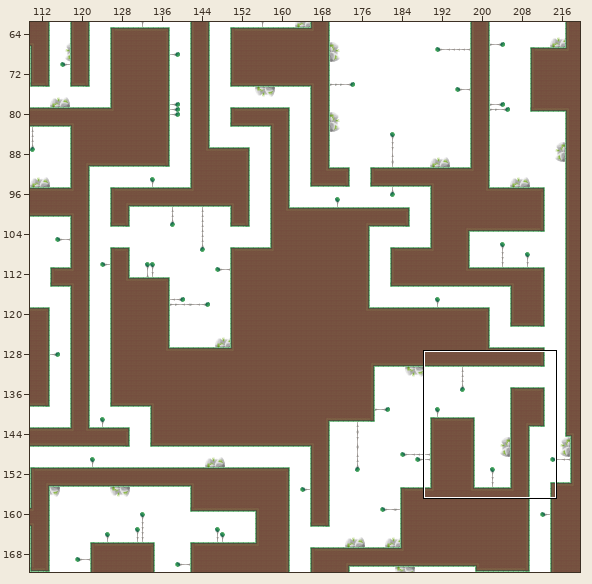
An edit to a level. Tiled map (JSON), src/assets/map/map.json. Above: a wide view before the commit, with the close-up outlined.
Close-up. As it was:
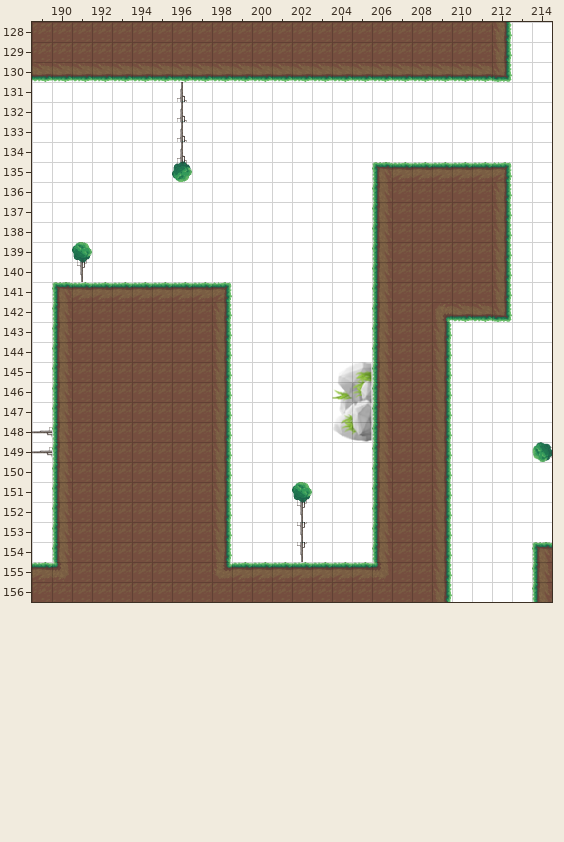
Cells are 45x45 px. Shown: x 189..214, y 128..156. The commit also changed other parts of the map, which this record leaves out.
Now the later version:
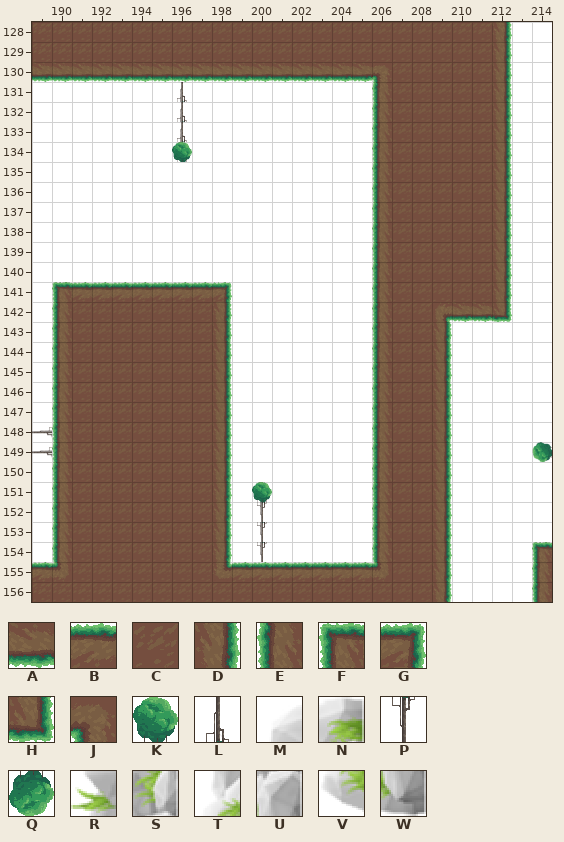
Key: from "tileset": A 0, B 1, C 2, D 3, E 4, F 5, G 6, H 7, J 11, K 13, L 14, M 15, N 16, P 32, Q 33, R 34, S 35, T 53, U 54, V 72, W 73.
_ is an empty cell, . an unchanged one.
Diff:
--- layer "Layer 1"
@@ x 196..212 @@
-130 ..........AAAAAAH
-131 .........._______
-132 .........._______
-133 .........._______
-134 L........._______
-135 Q.........FBBBBBG
+130 ..........JCCCCCD
+131 ..........ECCCCCD
+132 ..........ECCCCCD
+133 ..........ECCCCCD
+134 K.........ECCCCCD
+135 _.........ECCCCCD
@@ x 191..191 @@
-139 K
-140 P
+139 _
+140 _
@@ x 204..205 @@
-145 MN
-146 RS
-147 TU
-148 VW
+145 __
+146 __
+147 __
+148 __
@@ x 200..202 @@
-151 _.K
-152 _.P
-153 _.P
-154 _.P
+151 K._
+152 P._
+153 P._
+154 P._
Pixel boxes of the changes (left, top, right, bottom) in both close-ups:
changed: (372, 62, 512, 182)
changed: (172, 142, 192, 182)
removed: (72, 242, 92, 282)
removed: (332, 362, 372, 442)
added: (252, 482, 272, 562)
removed: (292, 482, 312, 562)
